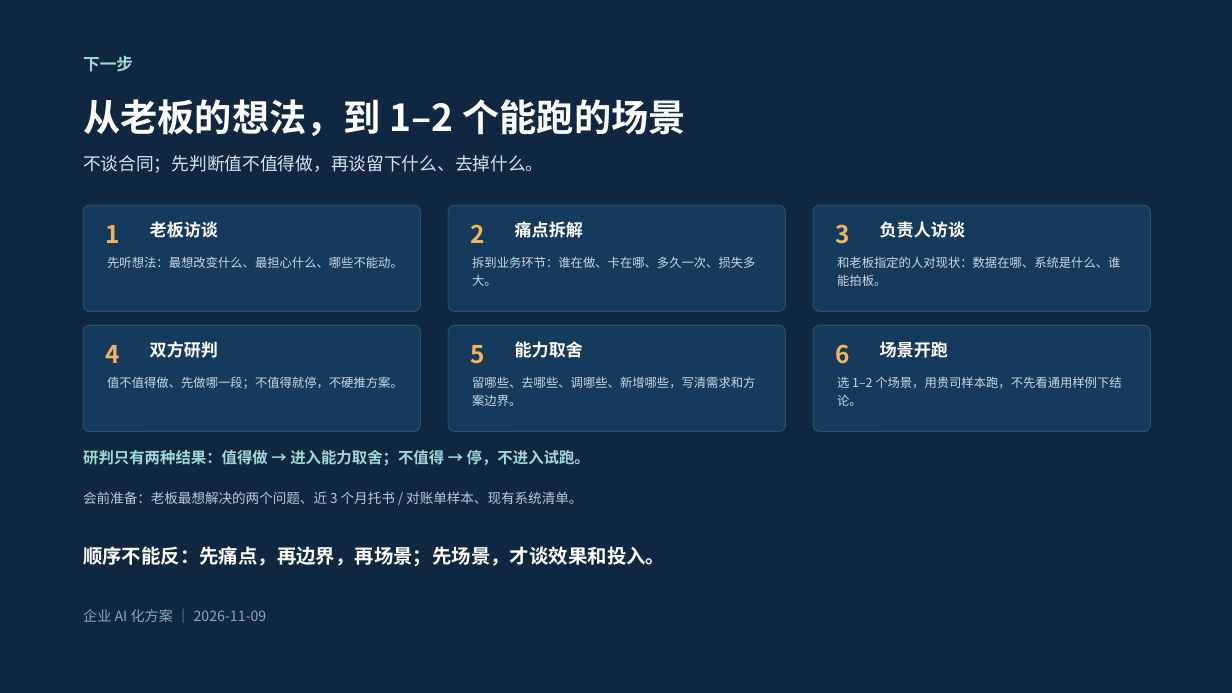
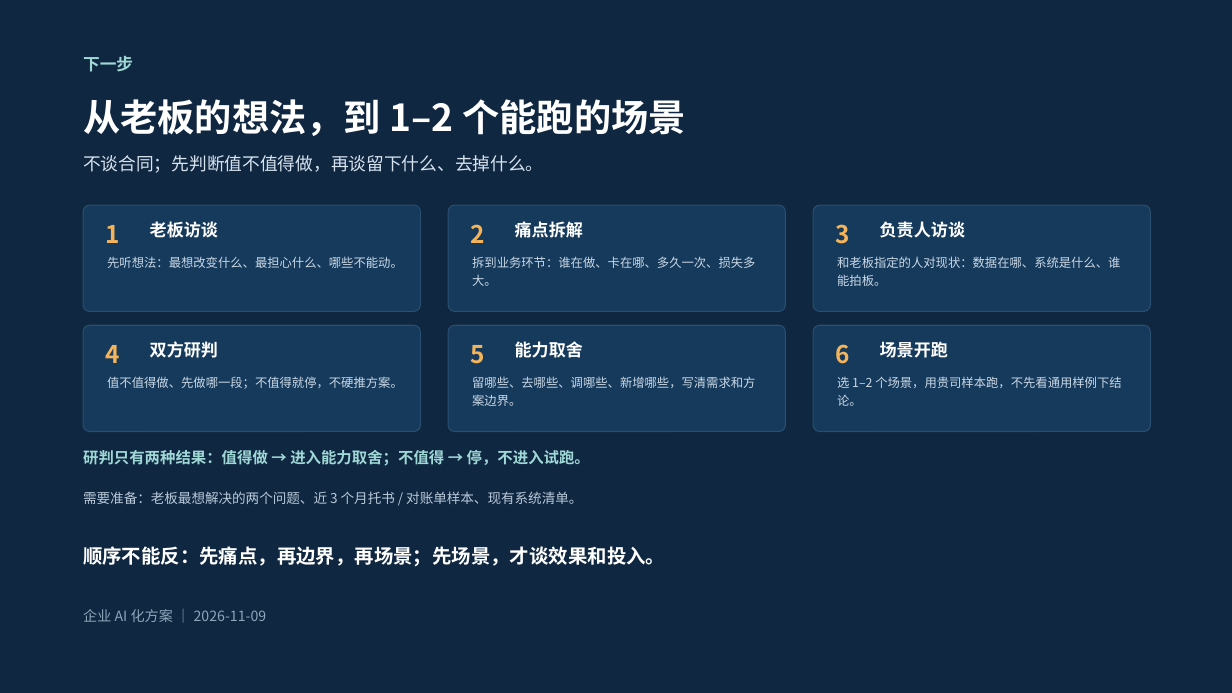
Before and after one commit to roma007/Enterprise-AI, a slide deck: slide 21 of 会客包/reports/客户老板版_企业AI化方案_2026-11-09.pptx. Drawn at 1232x693 pixels with LibreOffice and Linux fonts; fonts in the diff are those of the drawing. Boxes give left, top, right and bottom in pixels: in the first picture for what was removed or moved away, otherwise in the second. Text is boxed around its words. In the diff, an @@ line names an element or a change of style, - is before the commit and + after.

```diff
--- a/会客包/reports/客户老板版_企业AI化方案_2026-11-09.pptx
+++ b/会客包/reports/客户老板版_企业AI化方案_2026-11-09.pptx
@@ text at (x1=83, y1=491, x2=582, y2=504): text changed @@
-会前准备：老板最想解决的两个问题、近 3 个月托书 / 对账单样本、现有系统清单。
+需要准备：老板最想解决的两个问题、近 3 个月托书 / 对账单样本、现有系统清单。
```
Also in this commit, not shown: 15 other slides changed, 6 other files.
